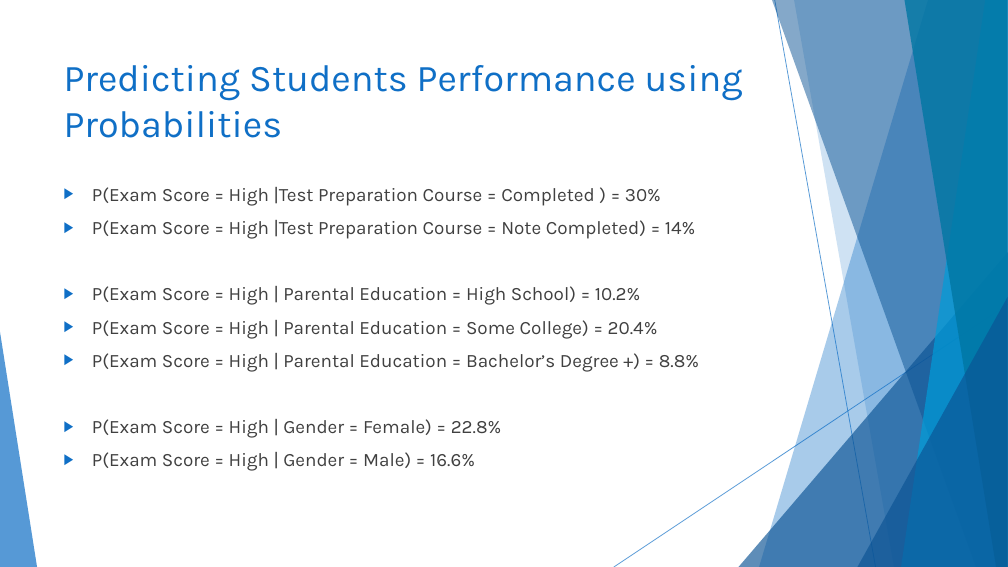
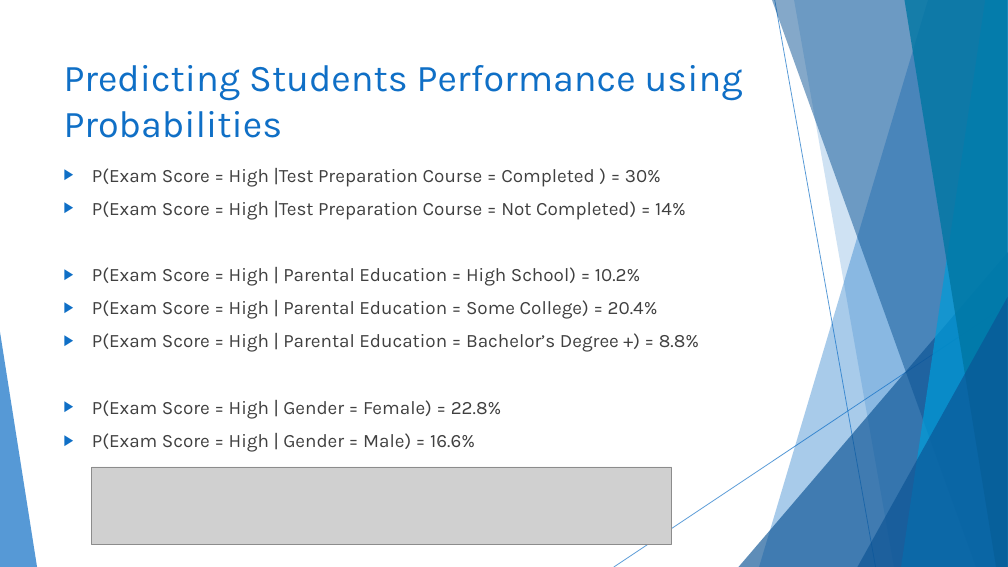
Before and after one commit to gurneykr/cs5665FinalProject, a slide deck: slide 2 of FinalProposal_KG.pptx. Drawn at 1008x567 pixels with LibreOffice and Linux fonts; fonts in the diff are those of the drawing; grey boxes stand for pictures. Boxes give left, top, right and bottom in pixels: in the first picture for what was removed or moved away, otherwise in the second. Text is boxed around its words. In the diff, an @@ line names an element or a change of style, - is before the commit and + after.

```diff
--- a/FinalProposal_KG.pptx
+++ b/FinalProposal_KG.pptx
@@ text "P(Exam Score = High |Test ...": place and size @@
-text "P(Exam Score = High |Test ..." at [92,187,699,471]
+text "P(Exam Score = High |Test ..." at [92,168,699,452]
@@ text at [92,201,685,220]: text changed @@
-▶ P(Exam Score = High |Test Preparation Course = Note Completed) = 14%
+▶ P(Exam Score = High |Test Preparation Course = Not Completed) = 14%
@@ picture added at [91,467,671,544] @@
```
Also in this commit, not shown: 1 other slide changed, 1 other file.
